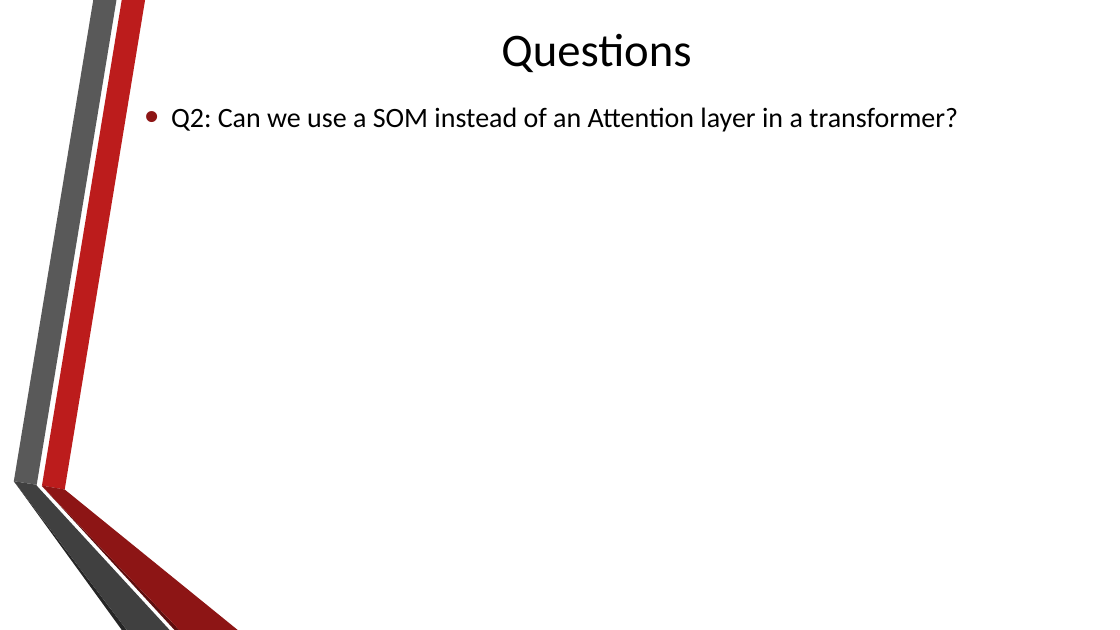
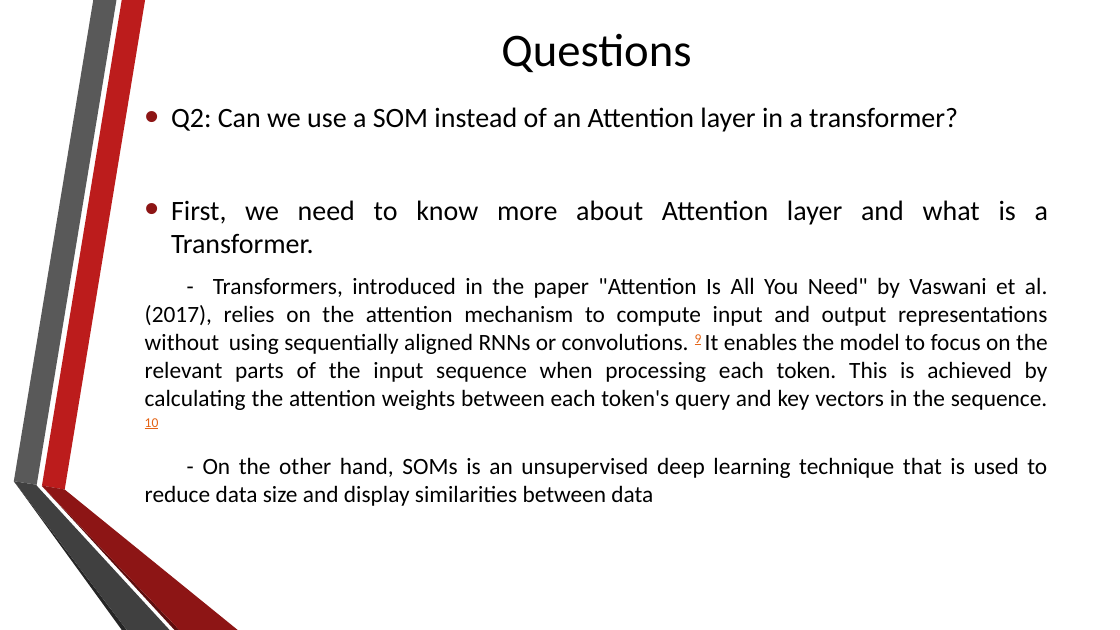
Before and after one commit to alexdn7/archaeology-project, a slide deck: slide 16 of About self-organizing maps.pptx (slide 15 before the commit). Drawn at 1120x630 pixels with LibreOffice and Linux fonts; fonts in the diff are those of the drawing. Boxes give left, top, right and bottom in pixels: in the first picture for what was removed or moved away, otherwise in the second. Text is boxed around its words. In the diff, an @@ line names an element or a change of style, - is before the commit and + after.

```diff
--- a/About self-organizing maps.pptx
+++ b/About self-organizing maps.pptx
@@ text at [145, 200, 1048, 506]: paragraphs added @@
+• First, we need to know more about Attention layer and what is a Transformer.
+- Transformers, introduced in the paper "Attention Is All You Need" by Vaswani et al. (2017), relies on the attention mechanism to compute input and output representations without using sequentially aligned RNNs or convolutions. 9 It enables the model to focus on the relevant parts of the input sequence when processing each token. This is achieved by calculating the attention weights between each token's query and key vectors in the sequence. 10
+- On the other hand, SOMs is an unsupervised deep learning technique that is used to reduce data size and display similarities between data
```
Also in this commit, not shown: 1 other slide changed, 3 slides added.
